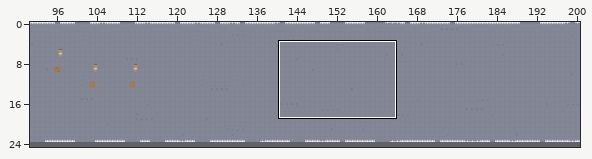
Tiled map, stored at core/assets/Maps/world4.tmx. The first picture is a wide view before the edit; the outline marks the close-up.
Close-up. Before the commit:
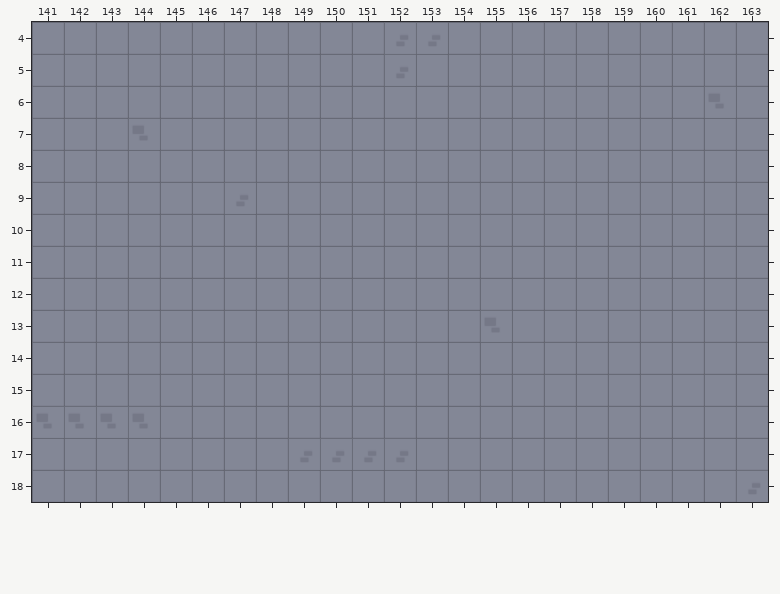
Cells are 32x32 px. Shown: x 141..163, y 4..18. The commit also changed other parts of the map, which this record leaves out.
After:
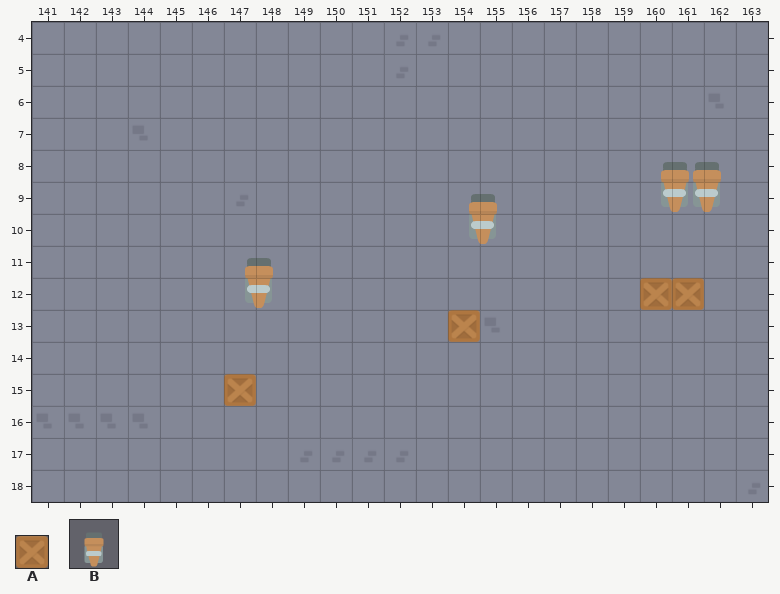
Key: from "tiles32": A 3 "box", B 9 "torch".
_ is an empty cell.
Edits made:
Changed rows in their new state; . is an unchanged cell.
Layer "middleground":
first column x 147:
 9 .............BB
10 .......B.......
12 B............AA
13 .......A.......
15 A..............
Changed places in both close-ups, as pixel boxes (x1, y1, x2, y2):
added: (661, 162, 721, 212)
added: (469, 194, 497, 244)
added: (245, 258, 273, 308)
added: (640, 278, 704, 310)
added: (448, 310, 480, 342)
added: (224, 374, 256, 406)
